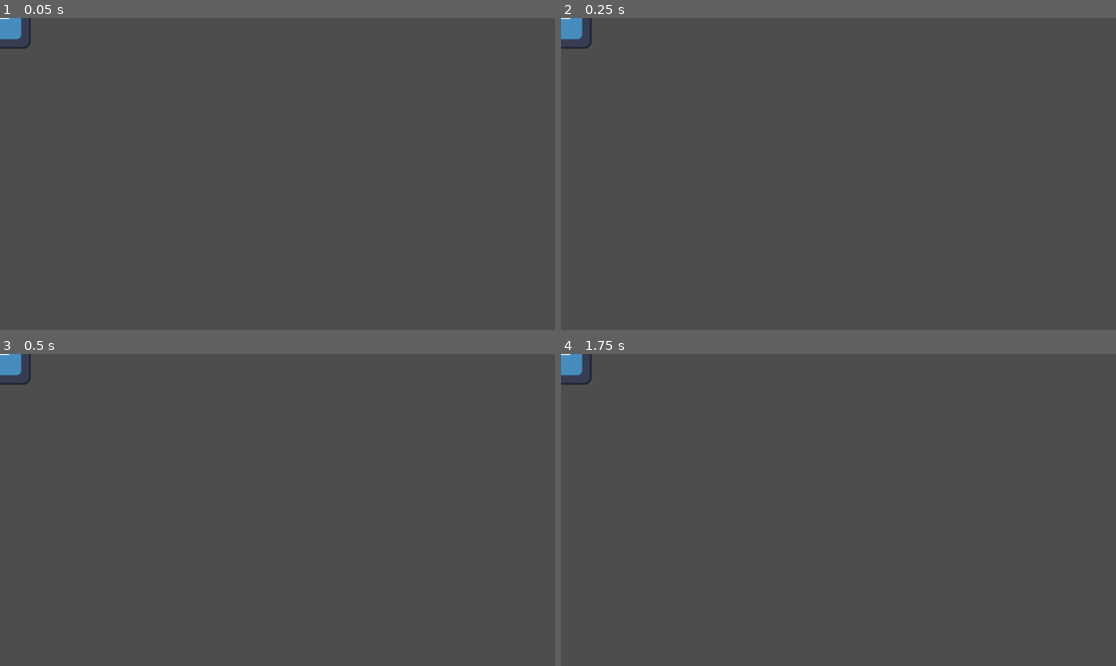
Above: before the commit, frames 1-4 (two rows, left to right).
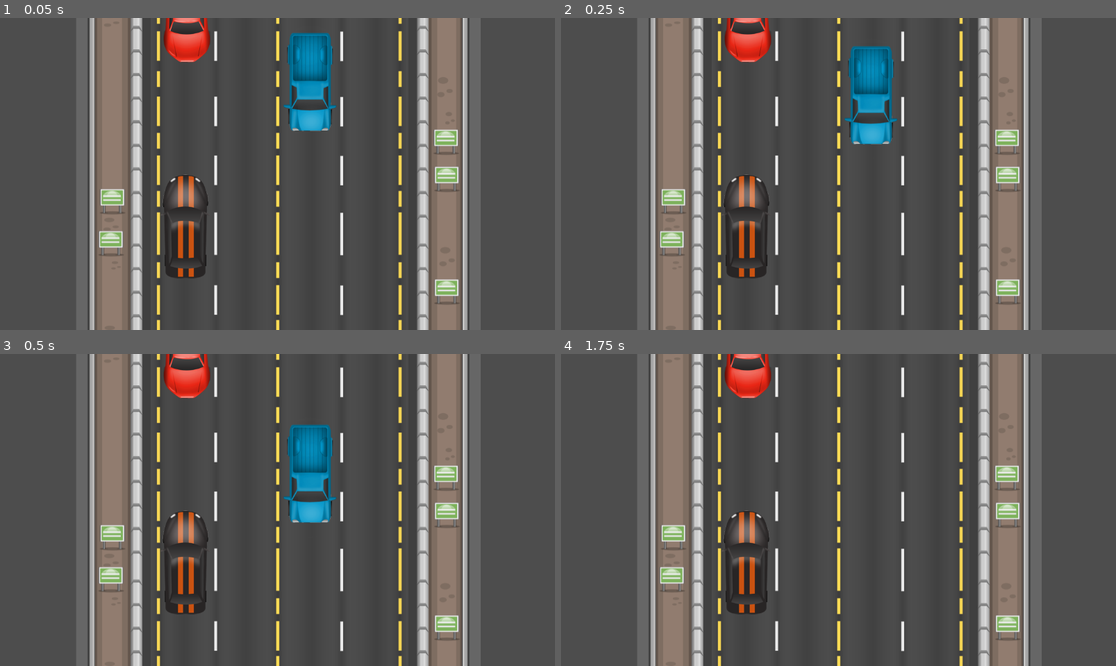
Above: after the commit, the same moments.

Repository: Bigfootmech/GWJ_91-Theft
Game: Godot game, scene res://MainGame.tscn
The game is run twice, just before and just after one commit, with the same random seed, the same clock (stepped at 60 frames per second) and the same inputs. The project has no main scene, so this scene is started directly. The engine's default icon, where the game draws it, is replaced by a stand-in: a white triangle on a blue panel in a dark square.
Inputs:
- Up to frame 1 (0.05 s): no input
- Up to frame 2 (0.25 s): no input
- Up to frame 3 (0.5 s): no input
- Up to frame 4 (1.75 s): no input

The runs differ from the first frame. In frame 1, 28% of the frame differs, in the area x 0-87%, y 0-100%; in frame 2, 28%; in frame 3, 28%; in frame 4, 26%.

Commit message:
Assets and main game update

Diff:
--- a/MainGame.tscn
+++ b/MainGame.tscn
@@ -1,21 +1,79 @@
 [gd_scene format=3 uid="uid://dklko4pxqu13a"]
 
+[ext_resource type="Texture2D" uid="uid://dhlcpfmh7rybw" path="res://Assets/background-1.png" id="1_8qpgq"]
 [ext_resource type="Script" uid="uid://dk8w6dejjnupk" path="res://player_controller.gd" id="1_e3m3f"]
-[ext_resource type="Texture2D" uid="uid://dwh7vt0kobskd" path="res://icon.svg" id="2_ws5ob"]
+[ext_resource type="Texture2D" uid="uid://bnhx8ecr1tiyr" path="res://Assets/Topdown_vehicle_sprites_pack/Black_viper.png" id="3_pv6b4"]
+[ext_resource type="Texture2D" uid="uid://chfuqada1pgxo" path="res://Assets/Topdown_vehicle_sprites_pack/Audi.png" id="4_8dnxm"]
+[ext_resource type="Texture2D" uid="uid://bcvamvqyyddab" path="res://Assets/Topdown_vehicle_sprites_pack/Mini_truck.png" id="5_v3hs3"]
 
 [sub_resource type="RectangleShape2D" id="RectangleShape2D_bqqt8"]
-size = Vector2(127, 128)
+size = Vector2(89, 216)
+
+[sub_resource type="RectangleShape2D" id="RectangleShape2D_x5ji8"]
+size = Vector2(93, 204)
 
 [node name="MainGame" type="Node2D" unique_id=350168283]
+position = Vector2(192, 448)
+
+[node name="Camera2D" type="Camera2D" parent="." unique_id=2066980033]
+limit_left = -194
+limit_top = 11
+limit_right = 958
+limit_bottom = 659
+
+[node name="Highway" type="ColorRect" parent="." unique_id=846255079]
+offset_left = -72.0
+offset_top = -792.0
+offset_right = 312.0
+offset_bottom = 744.0
+metadata/_edit_use_anchors_ = true
+
+[node name="Background1" type="Sprite2D" parent="Highway" unique_id=2134707137]
+position = Vector2(264.00012, 1120)
+scale = Vector2(1, 0.99846154)
+texture = ExtResource("1_8qpgq")
+
+[node name="Background2" type="Sprite2D" parent="Highway" unique_id=1739049542]
+position = Vector2(264, 472.00018)
+scale = Vector2(1, 0.99846154)
+texture = ExtResource("1_8qpgq")
+
+[node name="Background3" type="Sprite2D" parent="Highway" unique_id=1816359575]
+position = Vector2(264, -175.99988)
+scale = Vector2(0.99999994, 0.9969255)
+texture = ExtResource("1_8qpgq")
+
+[node name="Background4" type="Sprite2D" parent="Highway" unique_id=981594856]
+position = Vector2(264, -824)
+scale = Vector2(1, 0.99846154)
+texture = ExtResource("1_8qpgq")
 
 [node name="Player" type="Node2D" parent="." unique_id=1471804429]
 script = ExtResource("1_e3m3f")
 
 [node name="Image" type="Sprite2D" parent="Player" unique_id=1497333596]
-texture = ExtResource("2_ws5ob")
+position = Vector2(8, 0)
+texture = ExtResource("3_pv6b4")
 
 [node name="CharacterBody2D" type="CharacterBody2D" parent="Player" unique_id=450687888]
 
 [node name="CollisionShape2D" type="CollisionShape2D" parent="Player/CharacterBody2D" unique_id=1970435876]
-position = Vector2(-0.5, 0)
+position = Vector2(-0.5, -4)
 shape = SubResource("RectangleShape2D_bqqt8")
+
+[node name="Audi" type="Sprite2D" parent="." unique_id=174813645]
+position = Vector2(0, -448)
+rotation = -3.1415927
+texture = ExtResource("4_8dnxm")
+
+[node name="RigidBody2D" type="RigidBody2D" parent="." unique_id=1584591627]
+position = Vector2(256.5, -305)
+rotation = 3.1415925
+
+[node name="MiniTruck" type="Sprite2D" parent="RigidBody2D" unique_id=537876819]
+position = Vector2(8.5, -9)
+texture = ExtResource("5_v3hs3")
+
+[node name="CollisionShape2D" type="CollisionShape2D" parent="RigidBody2D" unique_id=382036003]
+position = Vector2(-7.5, -1.0000007)
+shape = SubResource("RectangleShape2D_x5ji8")
Binary file added: Assets/Topdown_vehicle_sprites_pack/Ambulance.png
Not shown, added: Assets/Topdown_vehicle_sprites_pack/Ambulance.png.import
Binary file added: Assets/Topdown_vehicle_sprites_pack/Audi.png
Not shown, added: Assets/Topdown_vehicle_sprites_pack/Audi.png.import
Binary file added: Assets/Topdown_vehicle_sprites_pack/Black_viper.png
Not shown, added: Assets/Topdown_vehicle_sprites_pack/Black_viper.png.import
Binary file added: Assets/Topdown_vehicle_sprites_pack/Car.png
Not shown, added: Assets/Topdown_vehicle_sprites_pack/Car.png.import
Binary file added: Assets/Topdown_vehicle_sprites_pack/Mini_truck.png
Not shown, added: Assets/Topdown_vehicle_sprites_pack/Mini_truck.png.import
Binary file added: Assets/Topdown_vehicle_sprites_pack/Mini_van.png
Not shown, added: Assets/Topdown_vehicle_sprites_pack/Mini_van.png.import
(and 23 more such lines)
